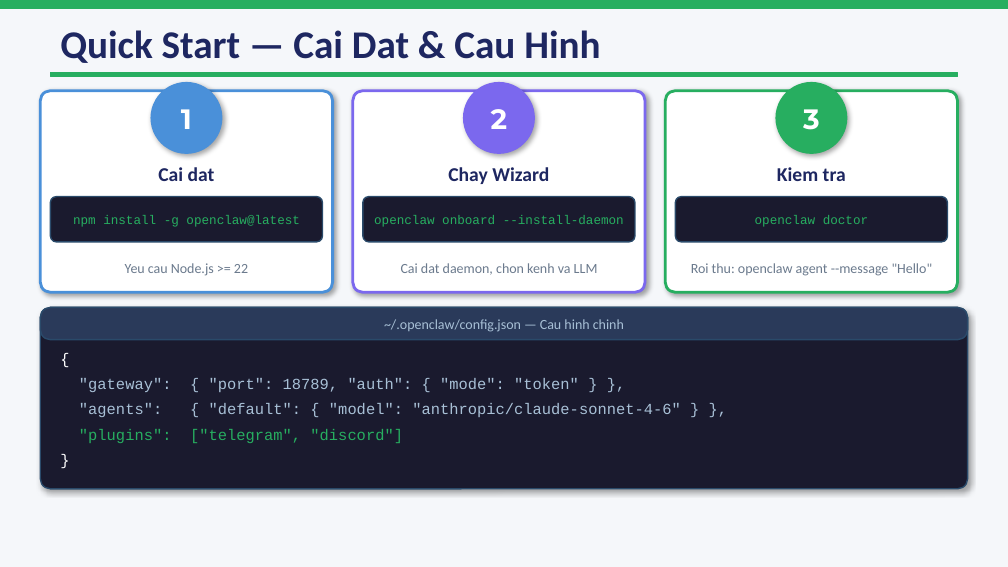
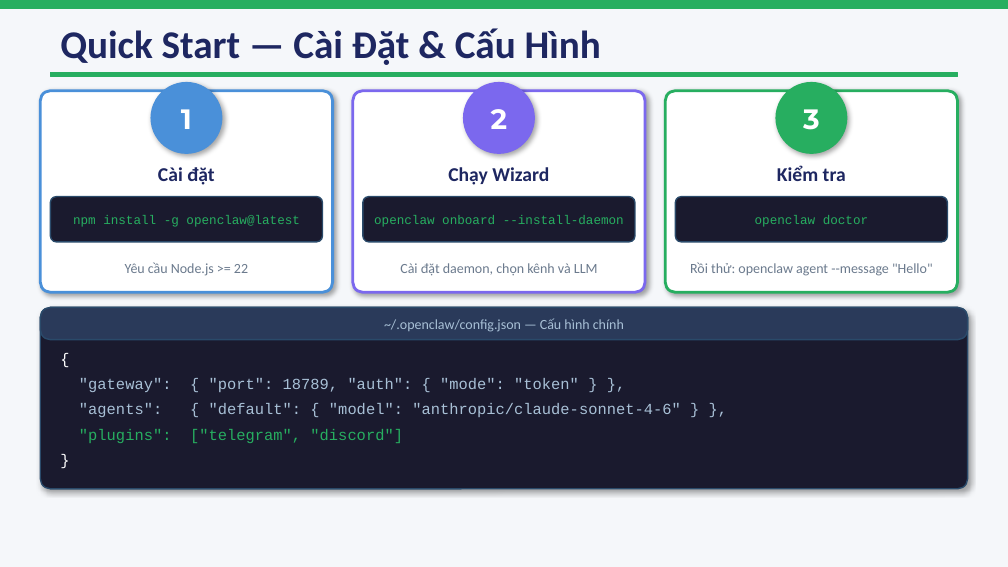
Before and after one commit to dvduongth/research_doc, a slide deck: slide 19 of open_claw/presentation/OpenClaw_Presentation.pptx. Drawn at 1008x567 pixels with LibreOffice and Linux fonts; fonts in the diff are those of the drawing. Boxes give left, top, right and bottom in pixels: in the first picture for what was removed or moved away, otherwise in the second. Text is boxed around its words. In the diff, an @@ line names an element or a change of style, - is before the commit and + after.

```diff
--- a/open_claw/presentation/OpenClaw_Presentation.pptx
+++ b/open_claw/presentation/OpenClaw_Presentation.pptx
@@ text at box(60, 28, 601, 65): text changed @@
-Quick Start — Cai Dat & Cau Hinh
+Quick Start — Cài Đặt & Cấu Hình
@@ text at box(158, 167, 214, 185): text changed @@
-Cai dat
+Cài đặt
@@ text at box(448, 167, 549, 185): text changed @@
-Chay Wizard
+Chạy Wizard
@@ text at box(777, 165, 846, 181): text changed @@
-Kiem tra
+Kiểm tra
@@ text at box(125, 262, 248, 276): text changed @@
-Yeu cau Node.js >= 22
+Yêu cầu Node.js >= 22
@@ text at box(400, 263, 598, 276): text changed @@
-Cai dat daemon, chon kenh va LLM
+Cài đặt daemon, chọn kênh và LLM
@@ text at box(690, 262, 933, 276): text changed @@
-Roi thu: openclaw agent --message "Hello"
+Rồi thử: openclaw agent --message "Hello"
@@ text at box(384, 318, 624, 332): text changed @@
-~/.openclaw/config.json — Cau hinh chinh
+~/.openclaw/config.json — Cấu hình chính
```
Also in this commit, not shown: 10 other slides changed, 14 other files.
